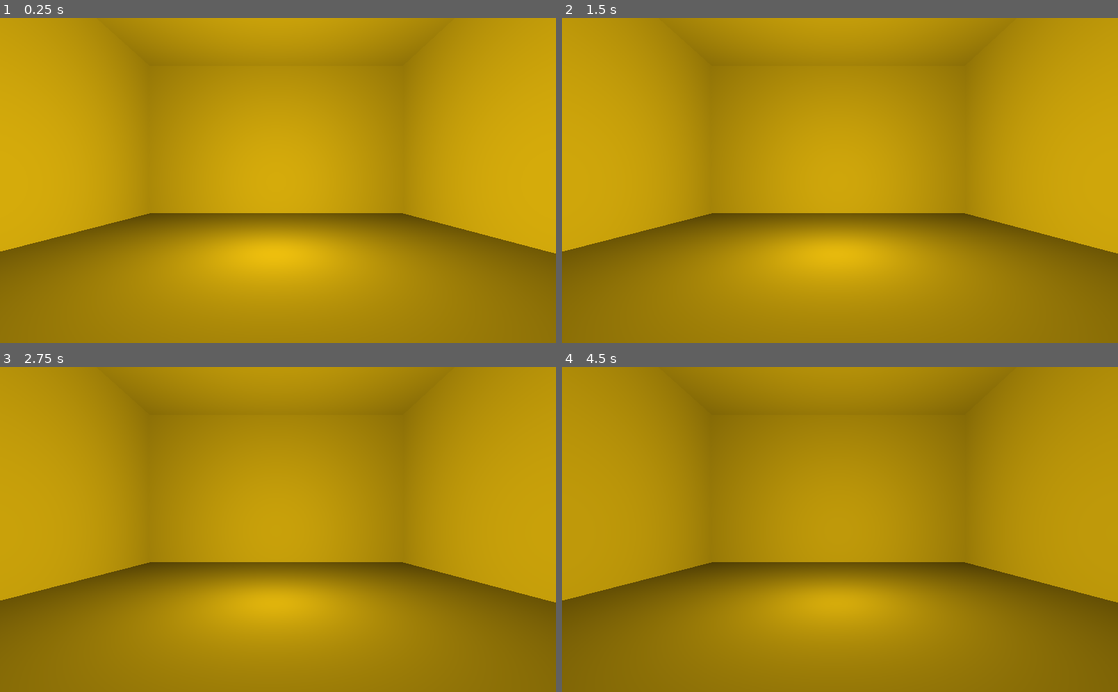
Above: before the commit, frames 1-4 (two rows, left to right).
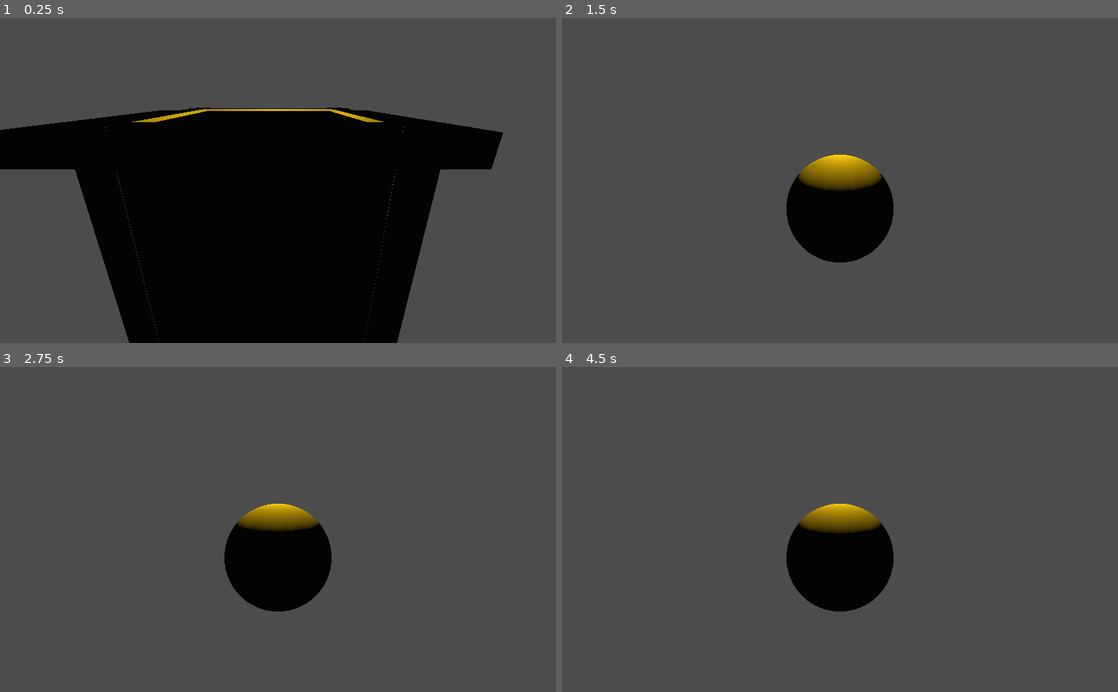
Above: after the commit, the same moments.

Repository: TheCubeOfFire/GGJ2022-Codename-OmeletteDuFromage
Game: Godot game, scene res://assets/developers/asterius/asterius_test_map.tscn
Two runs of this game, one before a commit and one after it. Both use one fixed random seed, a clock stepped at 60 frames per second and the inputs below. This scene is started directly instead of the project's main scene.
Inputs (mouse positions are in pixels of both pictures, inside the frame that each line leads up to):
- Up to frame 1 (0.25 s): no input
- Up to frame 2 (1.5 s): tap Enter at 0.5 s; move the mouse to (962, 164) at 0.52 s; click (962, 164) at 0.6 s; tap Space at 1.25 s; move the mouse to (728, 196) at 1.27 s; click (728, 196) at 1.35 s
- Up to frame 3 (2.75 s): tap Enter at 2 s; move the mouse to (333, 458) at 2.02 s; click (333, 458) at 2.1 s
- Up to frame 4 (4.5 s): tap Space at 2.75, 4.25 s; move the mouse to (812, 594) at 2.77 s; click (812, 594) at 2.85 s; tap Enter at 3.5 s; move the mouse to (1006, 578) at 3.52 s; click (1006, 578) at 3.6 s; move the mouse to (673, 480) at 4.27 s; click (673, 480) at 4.35 s

The runs differ from the first frame. In frame 1, 100% of the frame differs, in the area x 0-100%, y 0-100%; in frame 2, 100%; in frame 3, 100%; in frame 4, 100%.

Commit message:
Gamemode is now bound to the player die event. Gamemode now bind itself to the end level trigger

Diff:
--- a/assets/developers/asterius/asterius_test_map.tscn
+++ b/assets/developers/asterius/asterius_test_map.tscn
@@ -1,14 +1,11 @@
-[gd_scene load_steps=3 format=2]
+[gd_scene load_steps=4 format=2]
 
-[ext_resource path="res://assets/player/player_light.tscn" type="PackedScene" id=1]
+[ext_resource path="res://assets/objectives/end_level_trigger.tscn" type="PackedScene" id=1]
+[ext_resource path="res://assets/game_mode/game_mode_in_game.tscn" type="PackedScene" id=2]
 
 [sub_resource type="Environment" id=1]
 
 [node name="Spatial" type="Spatial"]
-
-[node name="PlayerLight" parent="." instance=ExtResource( 1 )]
-transform = Transform( 4.37114e-08, -3.82137e-15, -1, -8.74227e-08, -1, 3.98111e-21, -1, 8.74227e-08, -4.37114e-08, -0.0174723, 0.487061, -0.050166 )
-life_loss_per_second = 5.0
 
 [node name="CSGBox" type="CSGBox" parent="."]
 width = 3.38103
@@ -45,8 +42,15 @@
 height = 0.334778
 depth = 4.58333
 
-[node name="ClippedCamera" type="ClippedCamera" parent="."]
-transform = Transform( 1, 0, 0, 0, 1, 0, 0, 0, 1, 0, 0.503717, 1.0031 )
-
 [node name="WorldEnvironment" type="WorldEnvironment" parent="."]
 environment = SubResource( 1 )
+
+[node name="GameModeInGame" parent="." instance=ExtResource( 2 )]
+player_start_path = NodePath("PlayerStart")
+end_level_path = NodePath("EndLevelTrigger")
+
+[node name="PlayerStart" type="Spatial" parent="GameModeInGame"]
+transform = Transform( 1, 0, 0, 0, 1, 0, 0, 0, 1, 0.187611, 0.310891, -0.308872 )
+
+[node name="EndLevelTrigger" parent="GameModeInGame" instance=ExtResource( 1 )]
+transform = Transform( 10.0566, 0, 0, 0, 5.64815, 0, 0, 0, 8.29644, -16.0439, 0, 0 )
--- a/assets/game_mode/game_mode_in_game.gd
+++ b/assets/game_mode/game_mode_in_game.gd
@@ -19,6 +19,8 @@
 	player = player_class.instance() as Player
 	add_child(player)
 
+	player.player_light.connect("on_die", self, "_on_die")
+
 	if player_start != null:
 		player.transform = player_start.transform
 
@@ -30,13 +32,19 @@
 	pass
 
 
+func _on_die() -> void:
+	_retry_current_level()
+
+
 func _on_end_level_triggered() -> void:
-	pass
+	_proceed_to_next_scene()
 
 
 func _proceed_to_next_scene() -> void:
 	if next_scene != null:
 		assert(get_tree().change_scene_to(next_scene) == 0)
+	else:
+		print("No next scene to load !")
 
 
 func _retry_current_level() -> void:
--- a/assets/player/player.gd
+++ b/assets/player/player.gd
@@ -8,6 +8,7 @@
 var velocity := Vector3.ZERO
 
 onready var camera_target := $CameraTarget as Position3D
+onready var player_light := $PlayerLight as PlayerLight
 
 func _ready() -> void:
 	Input.set_mouse_mode(Input.MOUSE_MODE_CAPTURED)
